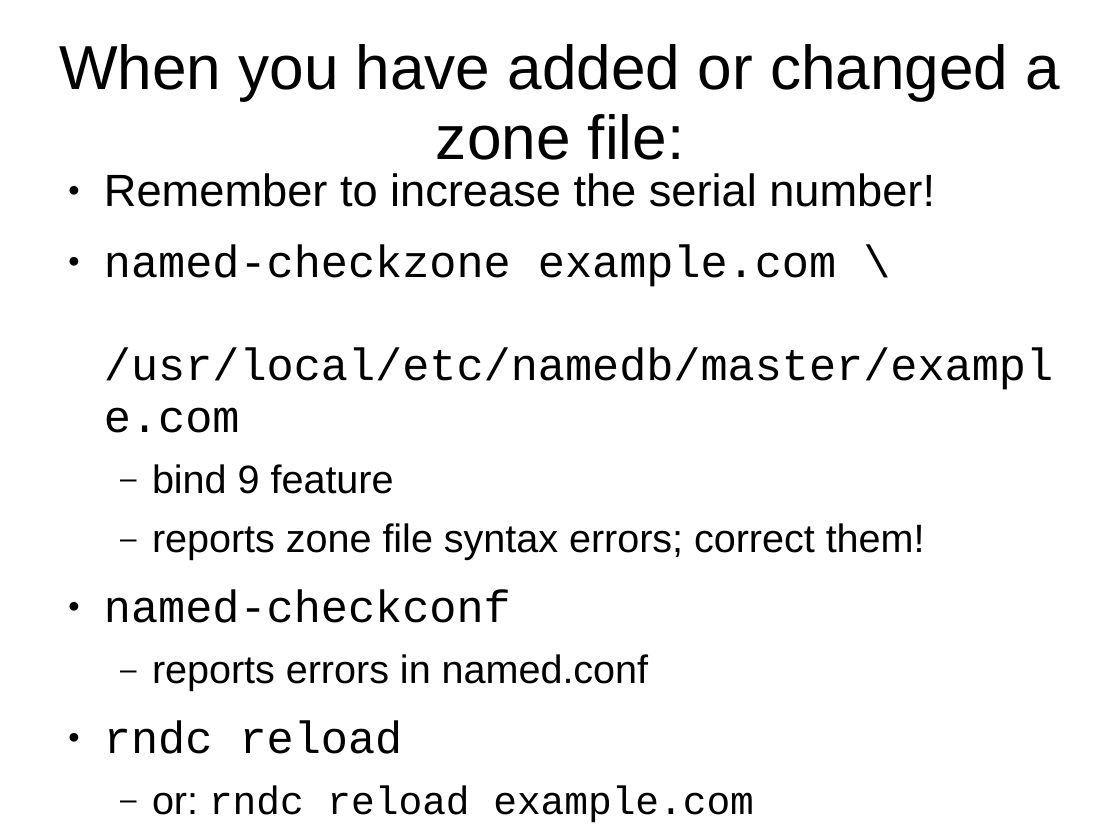
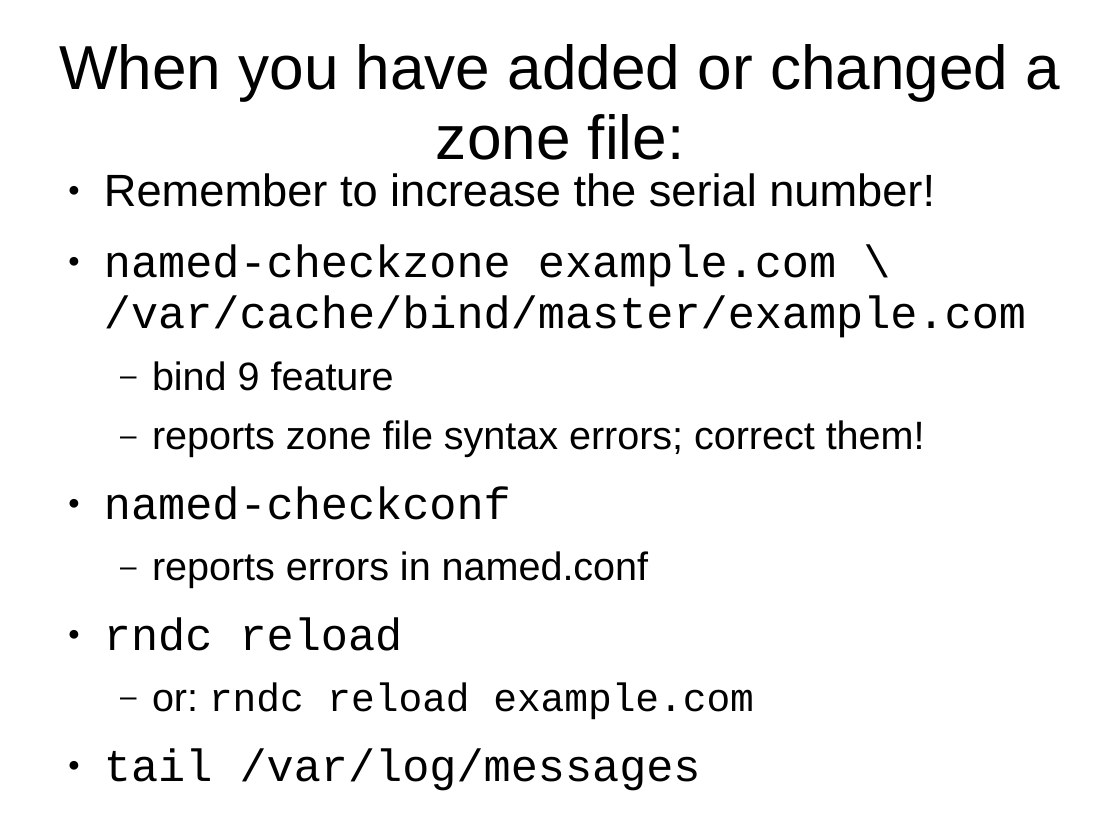
Before and after one commit to afnog/afnog.github.io, a slide deck: slide 23 of sse/dns/dns3-presentation.pptx. Drawn at 1120x840 pixels with LibreOffice and Linux fonts; fonts in the diff are those of the drawing; background and template pictures are left out. Boxes give left, top, right and bottom in pixels: in the first picture for what was removed or moved away, otherwise in the second. Text is boxed around its words. In the diff, an @@ line names an element or a change of style, - is before the commit and + after.

```diff
--- a/sse/dns/dns3-presentation.pptx
+++ b/sse/dns/dns3-presentation.pptx
@@ text at bbox=[104, 245, 1026, 338]: text changed @@
-● named-checkzone example.com \
-  /usr/local/etc/namedb/master/example.com
+● named-checkzone example.com \ /var/cache/bind/master/example.com
```
Also in this commit, not shown: 2 other slides changed.
